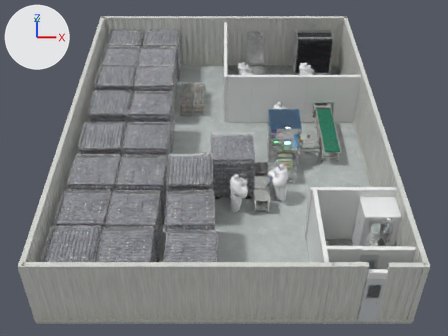
The Blender file layout_realistic.blend, before and after one commit.
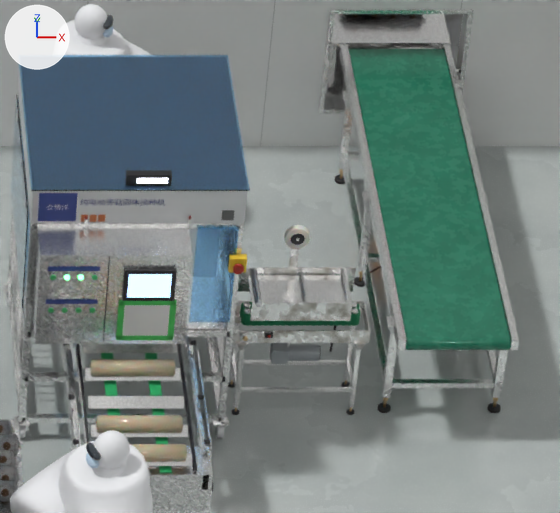
The first picture shows the older version from a camera (50 mm lens) standing at (6.0, -12.07, 16.49) and looking at (6.0, 7.24, 0.33). The close-ups show the older and then the newer version on the part from 59% to 77% of the width and 30% to 52% of the height of that picture. Only the edits that show in the close-ups are written down. Arrows for +X, +Y and +Z are at upper left; the lights stay in place.

Objects in the first close-up: 'R_コンベヤ', 'R_テープ', 'R_仕切り壁_作業室', 'R_台.002', 'R_床スラブ', 'R_接種機', '作業者_04', '作業者_04_装備', '作業者_05', '作業者_05_装備', '菌床袋.001', '菌床袋.002' and 11 more.
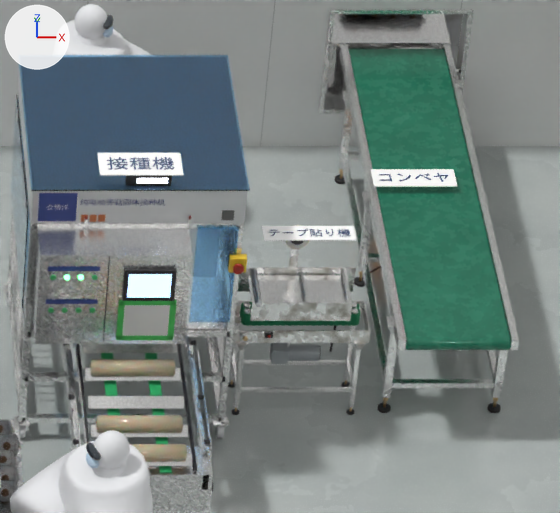
What changed in the scene script:
```text
Add mat_r_ラベル板:
    mat_r_ラベル板 = principled_material('R_ラベル板')
    mat_r_ラベル板.base_color = (0.95, 0.95, 0.93)  # white #f9f9f7
    mat_r_ラベル板.roughness = 0.45
    mat_r_ラベル板.emission_strength = 0.15
Add mat_r_ラベル文字:
    mat_r_ラベル文字 = principled_material('R_ラベル文字')
    mat_r_ラベル文字.base_color = (0.02, 0.05, 0.16)  # dark blue #273f6f
Add me_ラベル_007:
    me_ラベル_007.from_pydata(...)  # 5260 vertices, 3937 faces; spans x -0.24..0.24, y -0.108..0.108, z 0.0..0.009
    # faces by material slot: [3931, 6]
    me_ラベル_007.materials.append(mat_r_ラベル文字)  # dark blue #273f6f
    me_ラベル_007.materials.append(mat_r_ラベル板)  # white #f9f9f7, glowing white #ffffff
Add me_ラベル_004:
    me_ラベル_004.from_pydata(...)  # 5296 vertices, 3932 faces; spans x -0.272..0.272, y -0.069..0.069, z 0.0..0.009
    # faces by material slot: [3926, 6]
    me_ラベル_004.materials.append(mat_r_ラベル文字)  # dark blue #273f6f
    me_ラベル_004.materials.append(mat_r_ラベル板)  # white #f9f9f7, glowing white #ffffff
Add me_ラベル_003:
    me_ラベル_003.from_pydata(...)  # 1004 vertices, 725 faces; spans x -0.258..0.258, y -0.089..0.089, z 0.0..0.009
    # faces by material slot: [719, 6]
    me_ラベル_003.materials.append(mat_r_ラベル文字)  # dark blue #273f6f
    me_ラベル_003.materials.append(mat_r_ラベル板)  # white #f9f9f7, glowing white #ffffff
Add ob_ラベル_r_接種機:
    ob_ラベル_r_接種機 = bpy.data.objects.new('ラベル_R_接種機', me_ラベル_007)
    ob_ラベル_r_接種機.location = (8.458, 7.912, 1.978)
Add ob_ラベル_r_テープ:
    ob_ラベル_r_テープ = bpy.data.objects.new('ラベル_R_テープ', me_ラベル_004)
    ob_ラベル_r_テープ.location = (9.526, 8.197, 1.265)
Add ob_ラベル_r_コンベヤ:
    ob_ラベル_r_コンベヤ = bpy.data.objects.new('ラベル_R_コンベヤ', me_ラベル_003)
    ob_ラベル_r_コンベヤ.location = (10.346, 9.388, 0.798)
```

What differs and where, as boxes [x1, y1, x2, y2] in the close-ups (560 x 513 px):
'ラベル_R_接種機', added
    after: [97, 153, 184, 176]
    faces in mat_r_ラベル板 (white #f9f9f7, glowing white #ffffff): [97, 153, 184, 176]
    faces in mat_r_ラベル文字 (dark blue #273f6f): [107, 157, 174, 170]
'ラベル_R_コンベヤ', added
    after: [371, 169, 457, 187]
    faces in mat_r_ラベル板 (white #f9f9f7, glowing white #ffffff): [371, 169, 457, 187]
    faces in mat_r_ラベル文字 (dark blue #273f6f): [379, 173, 448, 182]
'ラベル_R_テープ', added
    after: [262, 226, 356, 241]
    faces in mat_r_ラベル板 (white #f9f9f7, glowing white #ffffff): [262, 226, 356, 241]
    faces in mat_r_ラベル文字 (dark blue #273f6f): [268, 228, 351, 237]
